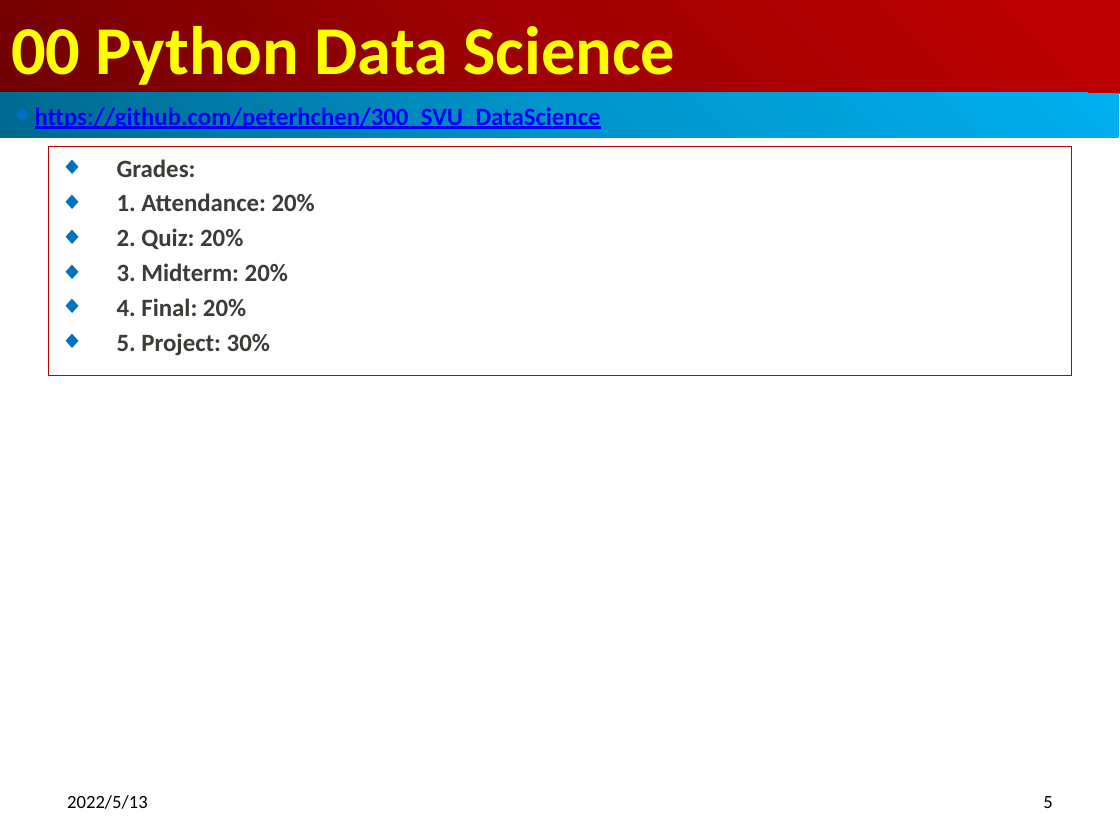
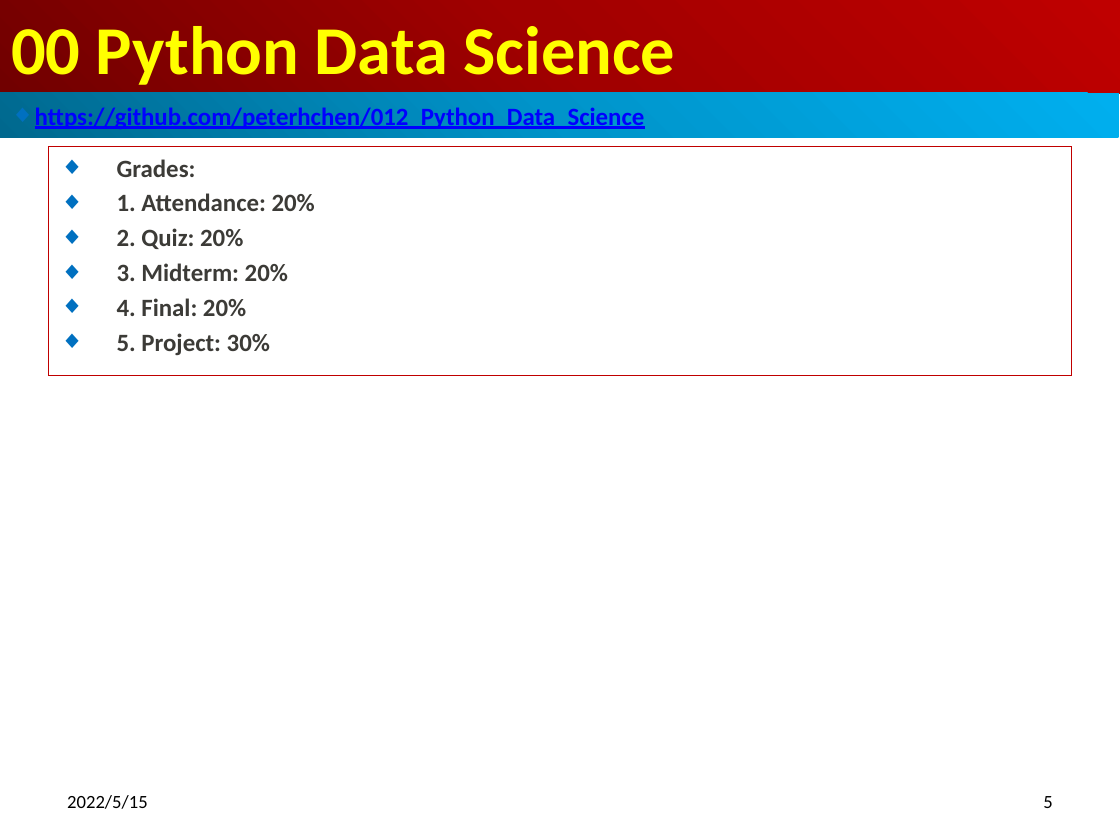
Before and after one commit to peterhchen/012_Python_Data_Science, a slide deck: slide 5 of 00_Python_DataScience_Syllabus.pptx. Drawn at 1120x840 pixels with LibreOffice and Linux fonts; fonts in the diff are those of the drawing. Boxes give left, top, right and bottom in pixels: in the first picture for what was removed or moved away, otherwise in the second. Text is boxed around its words. In the diff, an @@ line names an element or a change of style, - is before the commit and + after.

```diff
--- a/00_Python_DataScience_Syllabus.pptx
+++ b/00_Python_DataScience_Syllabus.pptx
@@ text in rectangle at (35,104,645,130): text changed @@
-◆ https://github.com/peterhchen/300_SVU_DataScience
+◆ https://github.com/peterhchen/012_Python_Data_Science
@@ text at (67,795,148,809): text changed @@
-2022/5/13
+2022/5/15
```
Also in this commit, not shown: 5 other slides changed.
